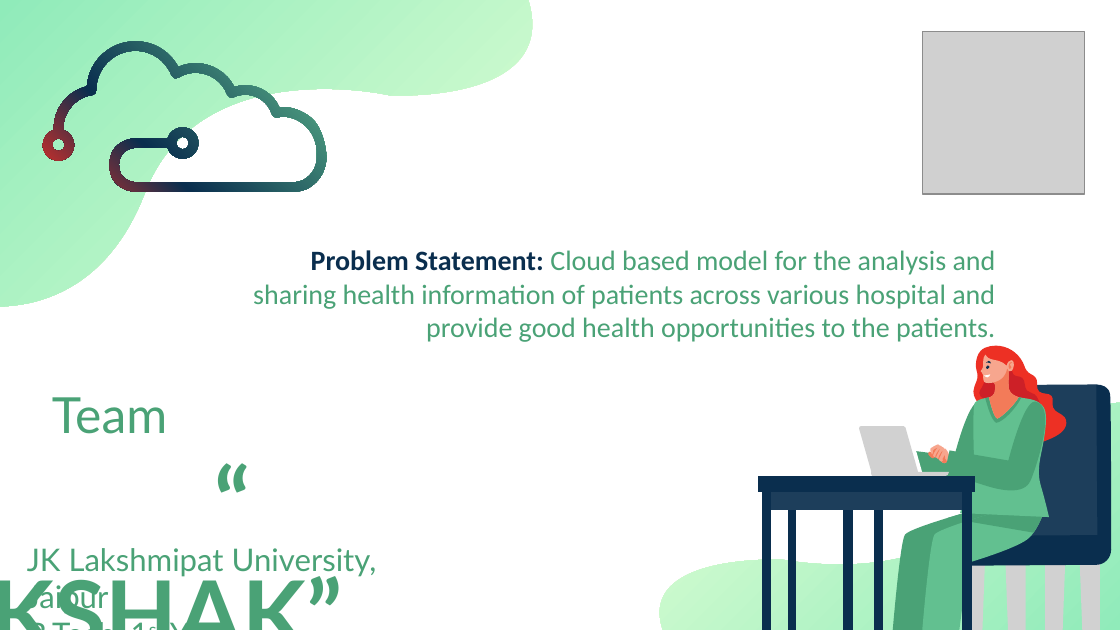
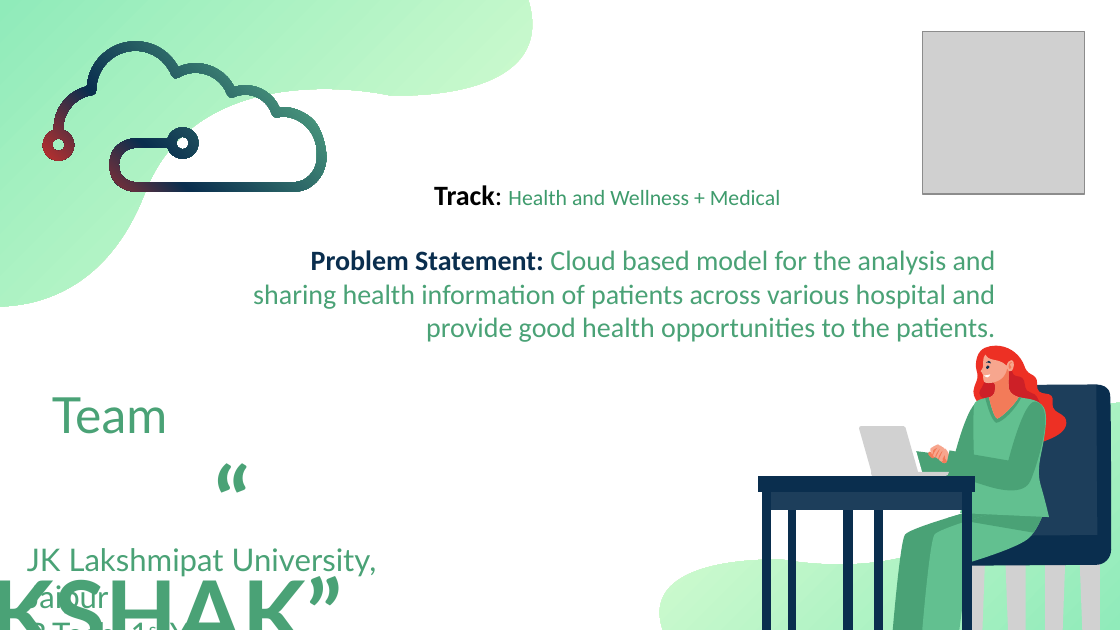
Before and after one commit to garvbaheti/takshak_hospitalsoftware, a slide deck: slide 1 of Team Takshak- Project Idea.pptx. Drawn at 1120x630 pixels with LibreOffice and Linux fonts; fonts in the diff are those of the drawing; grey boxes stand for pictures. Boxes give left, top, right and bottom in pixels: in the first picture for what was removed or moved away, otherwise in the second. Text is boxed around its words. In the diff, an @@ line names an element or a change of style, - is before the commit and + after.

```diff
--- a/Team Takshak- Project Idea.pptx
+++ b/Team Takshak- Project Idea.pptx
@@ text added at (434,185,780,206), 14 pt, text #3E9B6C @@
+Track: Health and Wellness + Medical
```
